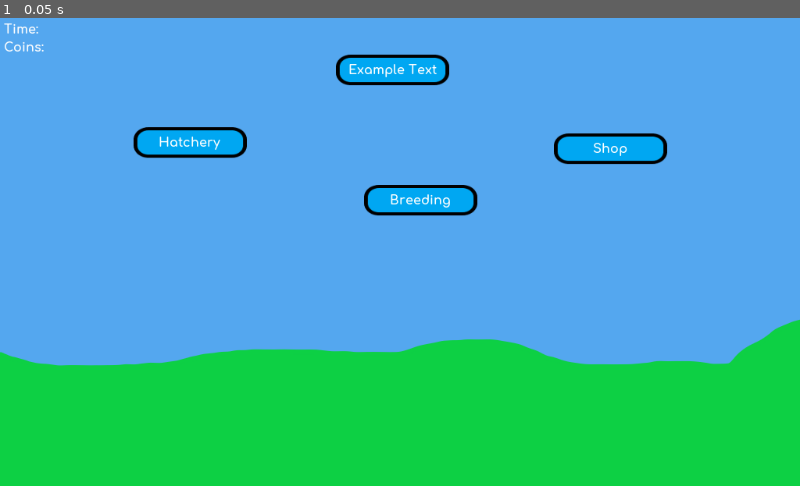
Above: before the commit, frame 1.
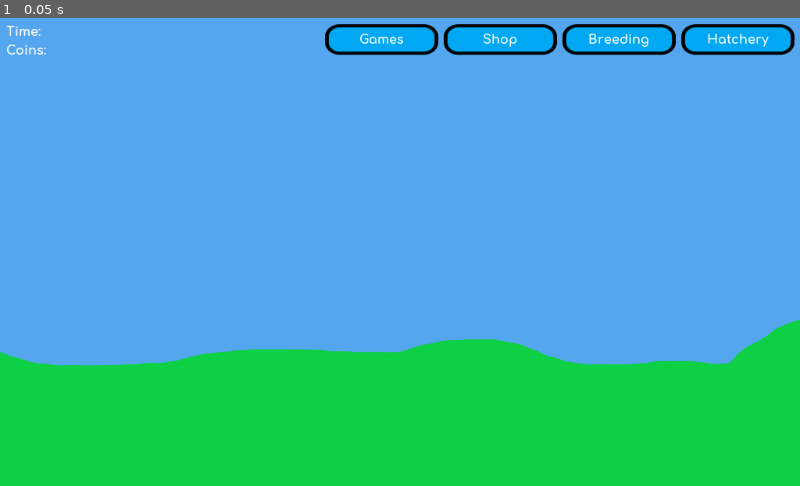
Above: after the commit, the same moment.

Repository: Elephant34/Bllob
Game: Godot game, scene res://scenes/bllob/bllob.tscn
The game is run twice, just before and just after one commit, with the same random seed, the same clock (stepped at 60 frames per second) and the same inputs. The project has no main scene, so this scene is started directly.
Inputs:
- Up to frame 1 (0.05 s): no input

The runs differ from the first frame. In frame 1, 7.4% of the frame differs, in the area x 0-100%, y 1-43%.

Commit message:
Added base GUI elements

Diff:
--- a/scenes/GUI/GUI.tscn
+++ b/scenes/GUI/GUI.tscn
@@ -6,81 +6,92 @@
 [node name="GUI" type="Control"]
 anchor_right = 1.0
 anchor_bottom = 1.0
+margin_top = -1.24915
+margin_bottom = -1.24915
 __meta__ = {
 "_edit_use_anchors_": false
 }
 
 [node name="Node" type="Node" parent="."]
 
-[node name="VBoxContainer" type="VBoxContainer" parent="Node"]
-margin_left = 5.0
-margin_top = 5.0
-margin_right = 61.0
-margin_bottom = 47.0
-__meta__ = {
-"_edit_use_anchors_": false
-}
-
-[node name="Time" type="Label" parent="Node/VBoxContainer"]
-margin_right = 56.0
-margin_bottom = 19.0
+[node name="Time" type="Label" parent="Node"]
+margin_left = 8.0
+margin_top = 8.0
+margin_right = 64.0
+margin_bottom = 27.0
 custom_fonts/font = ExtResource( 1 )
 text = "Time:"
 __meta__ = {
 "_edit_use_anchors_": false
 }
 
-[node name="Coins" type="Label" parent="Node/VBoxContainer"]
-margin_top = 23.0
-margin_right = 56.0
-margin_bottom = 42.0
+[node name="Coins" type="Label" parent="Node"]
+margin_left = 8.0
+margin_top = 32.0
+margin_right = 64.0
+margin_bottom = 51.0
 custom_fonts/font = ExtResource( 1 )
 text = "Coins: "
 __meta__ = {
 "_edit_use_anchors_": false
 }
 
-[node name="Games" parent="." instance=ExtResource( 2 )]
-margin_left = 429.818
-margin_top = 46.7194
-margin_right = 574.818
-margin_bottom = 86.7194
+[node name="Games" parent="Node" instance=ExtResource( 2 )]
+anchor_left = 1.0
+anchor_right = 1.0
+margin_left = -608.0
+margin_top = 8.0
+margin_right = -463.0
+margin_bottom = 48.0
 
-[node name="Shop" parent="." instance=ExtResource( 2 )]
-margin_left = 708.8
-margin_top = 148.167
-margin_right = 853.8
-margin_bottom = 188.167
+[node name="Label" parent="Node/Games/CenterContainer" index="0"]
+margin_left = 44.0
+margin_right = 101.0
+text = "Games"
 
-[node name="Label" parent="Shop/CenterContainer" index="0"]
+[node name="Shop" parent="Node" instance=ExtResource( 2 )]
+anchor_left = 1.0
+anchor_right = 1.0
+margin_left = -456.0
+margin_top = 8.0
+margin_right = -311.0
+margin_bottom = 48.0
+
+[node name="Label" parent="Node/Shop/CenterContainer" index="0"]
 margin_left = 50.0
 margin_right = 94.0
 text = "Shop"
 
-[node name="Breeding" parent="." instance=ExtResource( 2 )]
-margin_left = 465.859
-margin_top = 213.574
-margin_right = 610.859
-margin_bottom = 253.574
+[node name="Breeding" parent="Node" instance=ExtResource( 2 )]
+anchor_left = 1.0
+anchor_right = 1.0
+margin_left = -304.0
+margin_top = 8.0
+margin_right = -159.0
+margin_bottom = 48.0
 
-[node name="Label" parent="Breeding/CenterContainer" index="0"]
+[node name="Label" parent="Node/Breeding/CenterContainer" index="0"]
 margin_left = 33.0
 margin_right = 111.0
 text = "Breeding"
 
-[node name="Hatchery" parent="." instance=ExtResource( 2 )]
-margin_left = 170.86
-margin_top = 140.158
-margin_right = 315.86
-margin_bottom = 180.158
+[node name="Hatchery" parent="Node" instance=ExtResource( 2 )]
+anchor_left = 1.0
+anchor_right = 1.0
+margin_left = -152.0
+margin_top = 8.0
+margin_right = -7.0
+margin_bottom = 48.0
 
-[node name="Label" parent="Hatchery/CenterContainer" index="0"]
+[node name="Label" parent="Node/Hatchery/CenterContainer" index="0"]
 margin_left = 33.0
 margin_right = 112.0
 text = "Hatchery"
 
-[editable path="Shop"]
+[editable path="Node/Games"]
 
-[editable path="Breeding"]
+[editable path="Node/Shop"]
 
-[editable path="Hatchery"]
+[editable path="Node/Breeding"]
+
+[editable path="Node/Hatchery"]
--- a/scenes/GUI/button.tscn
+++ b/scenes/GUI/button.tscn
@@ -1,12 +1,14 @@
-[gd_scene load_steps=3 format=2]
+[gd_scene load_steps=4 format=2]
 
 [ext_resource path="res://assets/textures/button_normal.png" type="Texture" id=1]
 [ext_resource path="res://assets/font/Comfortaa-Bold.tres" type="DynamicFont" id=2]
+[ext_resource path="res://assets/textures/button_pressed.png" type="Texture" id=3]
 
 [node name="TextureButton" type="TextureButton"]
 margin_right = 145.0
 margin_bottom = 40.0
 texture_normal = ExtResource( 1 )
+texture_pressed = ExtResource( 3 )
 expand = true
 __meta__ = {
 "_edit_group_": true,
@@ -16,6 +18,7 @@
 [node name="CenterContainer" type="CenterContainer" parent="."]
 anchor_right = 1.0
 anchor_bottom = 1.0
+mouse_filter = 2
 __meta__ = {
 "_edit_use_anchors_": false
 }
--- /dev/null
+++ b/scenes/bllob/bllob.gd
@@ -0,0 +1,21 @@
+extends Node2D
+
+
+func _ready():
+	# Link to buttons to their event
+	$GUI/Node/Games.connect("pressed", self, "_on_GamesBtn_pressed")
+	$GUI/Node/Shop.connect("pressed", self, "_on_ShopBtn_pressed")
+	$GUI/Node/Breeding.connect("pressed", self, "_on_BreedingBtn_pressed")
+	$GUI/Node/Hatchery.connect("pressed", self, "_on_HatcheryBtn_pressed")
+
+func _on_GamesBtn_pressed():
+	print("hello world- G")
+
+func _on_ShopBtn_pressed():
+	print("hello world- S")
+
+func _on_BreedingBtn_pressed():
+	print("hello world- B")
+
+func _on_HatcheryBtn_pressed():
+	print("hello world- H")
--- a/scenes/bllob/bllob.tscn
+++ b/scenes/bllob/bllob.tscn
@@ -1,13 +1,15 @@
-[gd_scene load_steps=3 format=2]
+[gd_scene load_steps=4 format=2]
 
 [ext_resource path="res://assets/textures/background.png" type="Texture" id=1]
 [ext_resource path="res://scenes/GUI/GUI.tscn" type="PackedScene" id=2]
+[ext_resource path="res://scenes/bllob/bllob.gd" type="Script" id=3]
 
 [node name="bllob" type="Node2D"]
+script = ExtResource( 3 )
 
 [node name="Background" type="TextureRect" parent="."]
-margin_right = 40.0
-margin_bottom = 40.0
+margin_right = 1284.0
+margin_bottom = 648.0
 texture = ExtResource( 1 )
 __meta__ = {
 "_edit_use_anchors_": false
Binary file added: assets/textures/button_pressed.png
Not shown, added: assets/textures/button_pressed.png.import
